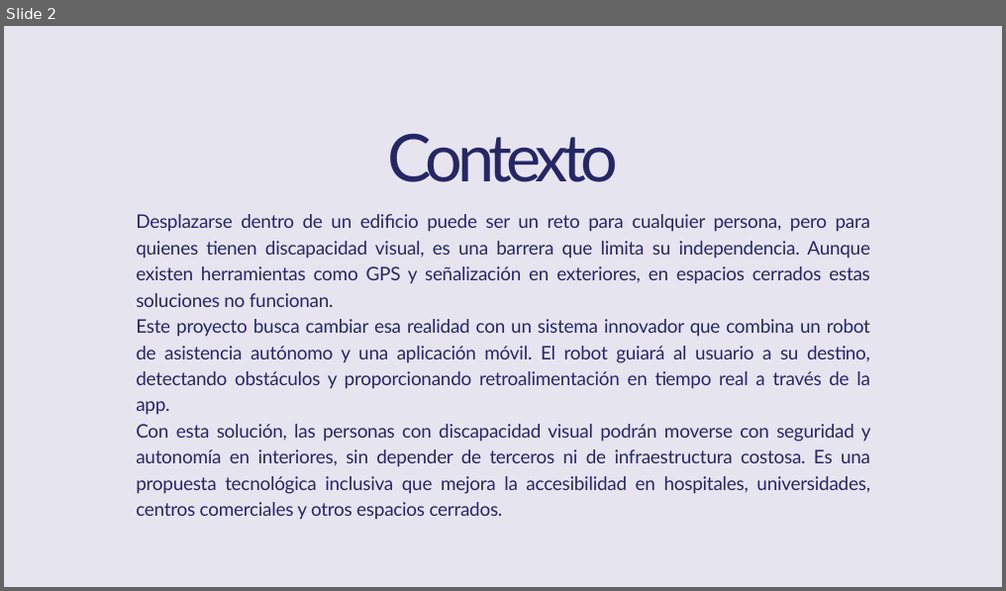
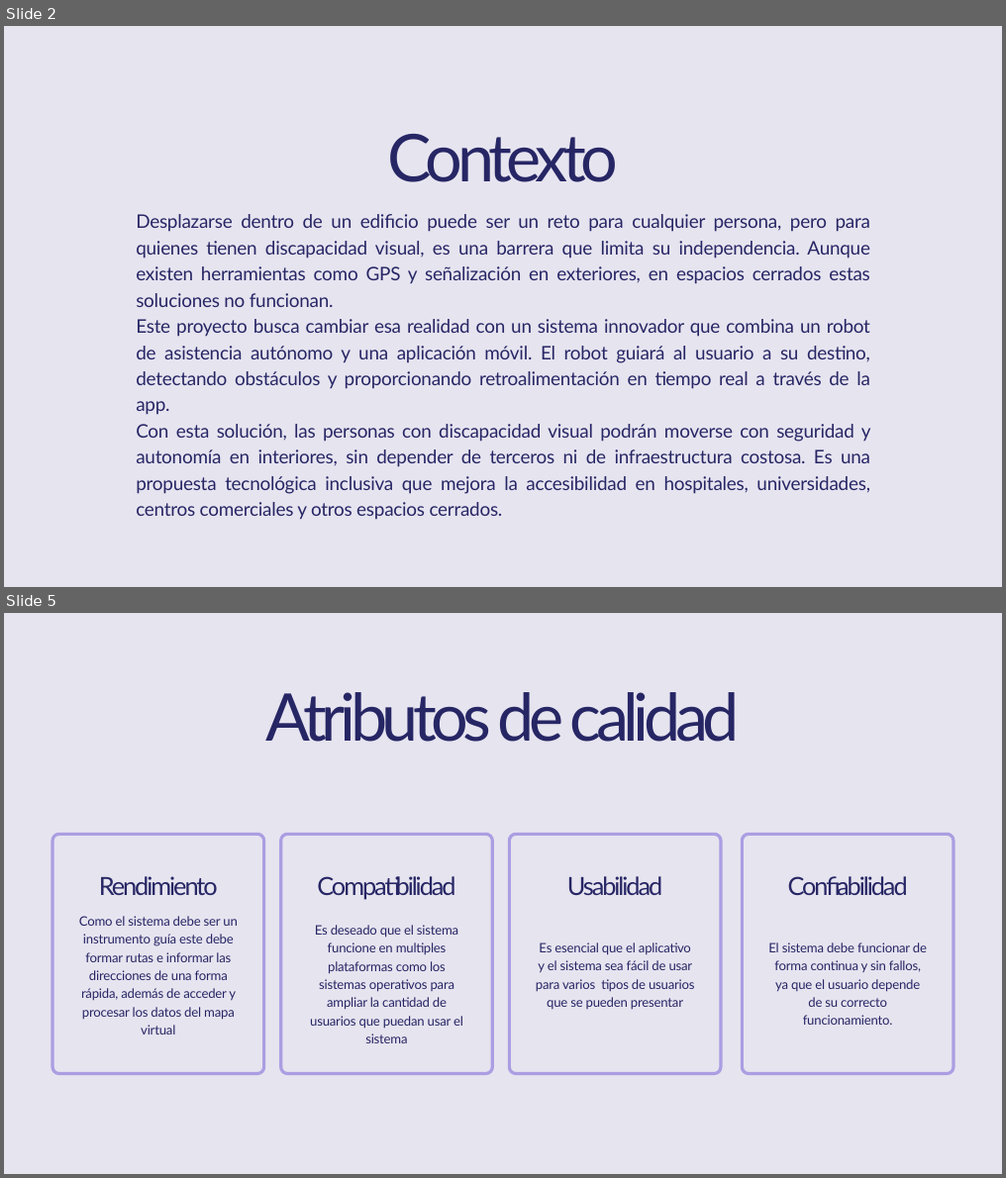
Before and after one commit to Jucer74/SoftwareArchitecture, a slide deck: Project/Context/HorusPath.context.pptx. Shown one above the other, each under a label of ours: slide 2 before the commit, slides 2 and 5 after it; the slides between them are not shown. The pictures are 1006x591 and 1006x1178 pixels, drawn with LibreOffice and Linux fonts; fonts in the diff are those of the drawing. Boxes give left, top, right and bottom in pixels: in the first picture for what was removed or moved away, otherwise in the second. Text is boxed around its words. In the diff, an @@ line names an element or a change of style, - is before the commit and + after.

```diff
--- a/Project/Context/HorusPath.context.pptx
+++ b/Project/Context/HorusPath.context.pptx
@@ slide 5 added at (4,613,1002,1174), background #E6E4EF @@
@@ text added at (266,692,740,742), 95 pt, text #272665 @@
+Atributos de calidad
@@ freeform shape added at (53,834,264,1073), outline #AB9EE2 4.5 pt @@
@@ freeform shape added at (281,834,492,1073), outline #AB9EE2 4.5 pt @@
@@ freeform shape added at (510,834,721,1073), outline #AB9EE2 4.5 pt @@
@@ freeform shape added at (742,834,953,1073), outline #AB9EE2 4.5 pt @@
@@ text added at (99,876,218,895), 36.2 pt, text #272665 @@
+Rendimiento
@@ text added at (317,876,455,900), 36.2 pt, text #272665 @@
+Compatibilidad
@@ text added at (567,876,662,895), 36.2 pt, text #272665 @@
+Usabilidad
@@ text added at (788,876,908,895), 36.2 pt, text #272665 @@
+Confiabilidad
@@ text added at (79,916,237,1035), 18.8 pt, text #272665 @@
+Como el sistema debe ser un instrumento guía este debe formar rutas e informar las direcciones de una forma rápida, además de acceder y procesar los datos del mapa virtual
@@ text added at (310,925,463,1044), 18.8 pt, text #272665 @@
+Es deseado que el sistema funcione en multiples plataformas como los sistemas operativos para ampliar la cantidad de usuarios que puedan usar el sistema
@@ text added at (536,943,695,1010), 18.8 pt, text #272665 @@
+Es esencial que el aplicativo y el sistema sea fácil de usar para varios tipos de usuarios que se pueden presentar
@@ text added at (768,943,927,1025), 18.8 pt, text #272665 @@
+El sistema debe funcionar de forma continua y sin fallos, ya que el usuario depende de su correcto funcionamiento.
```
Also in this commit, not shown: 1 slide changed, 4 other slides added, 1 slide removed.
